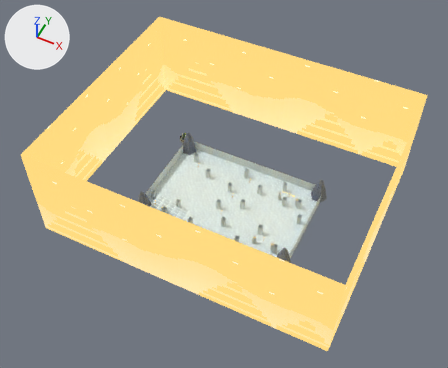
The glTF model packs/skyline-relay/level.gltf, before and after one commit.
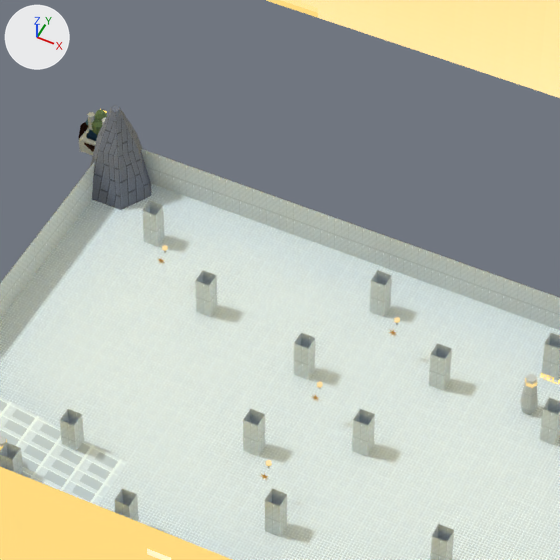
There are two pictures of each version: one whole from a 50 mm camera at (72.5, -118.2, 134.1) aimed at (23.5, -20.2, 11.6), one close up on the part from 36% to 64% of the width and 30% to 63% of the height. The lights are fixed; the arrows at upper left show +X, +Y and +Z. The first two pictures are the older version. Objects named as collision shapes, trigger or cutter boxes, shadow casters or lower levels of detail are left out. Vertices at exactly the same position are counted once.

The first close-up shows 'SCENE_GRID' and 3 more.
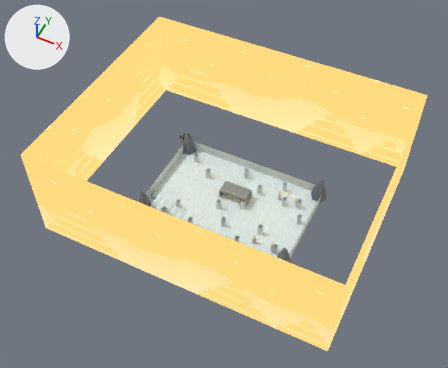
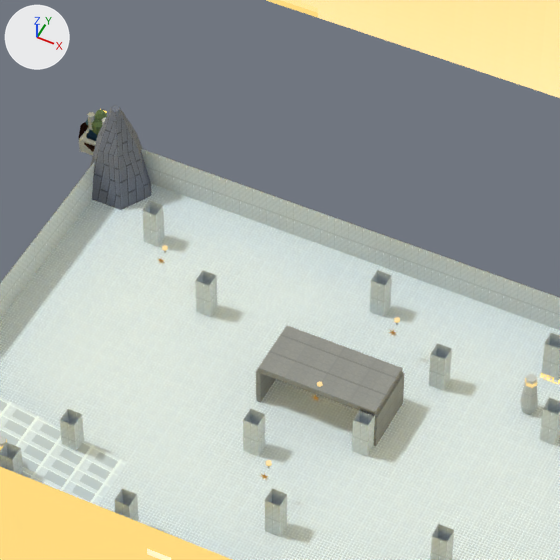
Diff of the bpy script that builds the scene:
```diff
--- a/packs/skyline-relay/level.gltf.py
+++ b/packs/skyline-relay/level.gltf.py
@@ me_mesh_0 @@
 # used by ob_scene_grid; location = (0.0, 0.0, 0.0)
-me_mesh_0.from_pydata(...)  # 4125 vertices, 6500 faces; spans x -16.0..64.0, y -48.0..16.0, z 0.0..30.0
+me_mesh_0.from_pydata(...)  # 4161 vertices, 6556 faces; spans x -16.0..64.0, y -48.0..16.0, z 0.0..30.0
+# me_mesh_0 part 1: a new loose piece, a box spanning x 20.0..28.0, y -16.0..-12.0, z 2.8..3.2, in mat_material_0
+# me_mesh_0 part 2: a new loose piece, a box spanning x 19.85..20.15, y -16.0..-12.0, z 0.0..2.8, in mat_material_0
+# me_mesh_0 part 3: a new loose piece, a box spanning x 27.85..28.15, y -16.0..-12.0, z 0.0..2.8, in mat_material_0
+# other edits to the shape of me_mesh_0 do not show in these pictures
 me_mesh_0.materials.append(mat_material_0)
```

What differs and where, as boxes [x1, y1, x2, y2] in the close-ups (560 x 560 px):
part 1 of me_mesh_0, added
    after: [258, 325, 403, 416]
part 2 of me_mesh_0, added
    after: [256, 369, 276, 402]
part 3 of me_mesh_0, added
    after: [374, 372, 405, 446]
